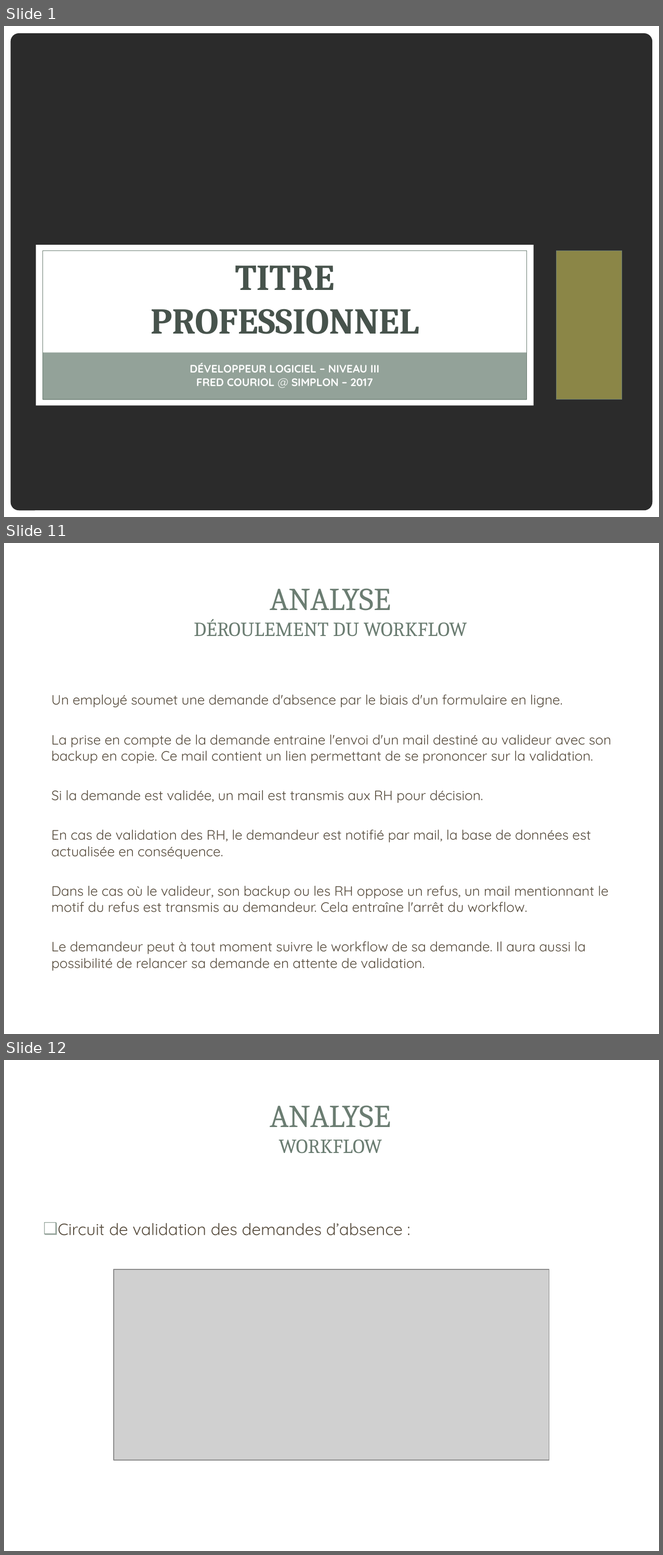
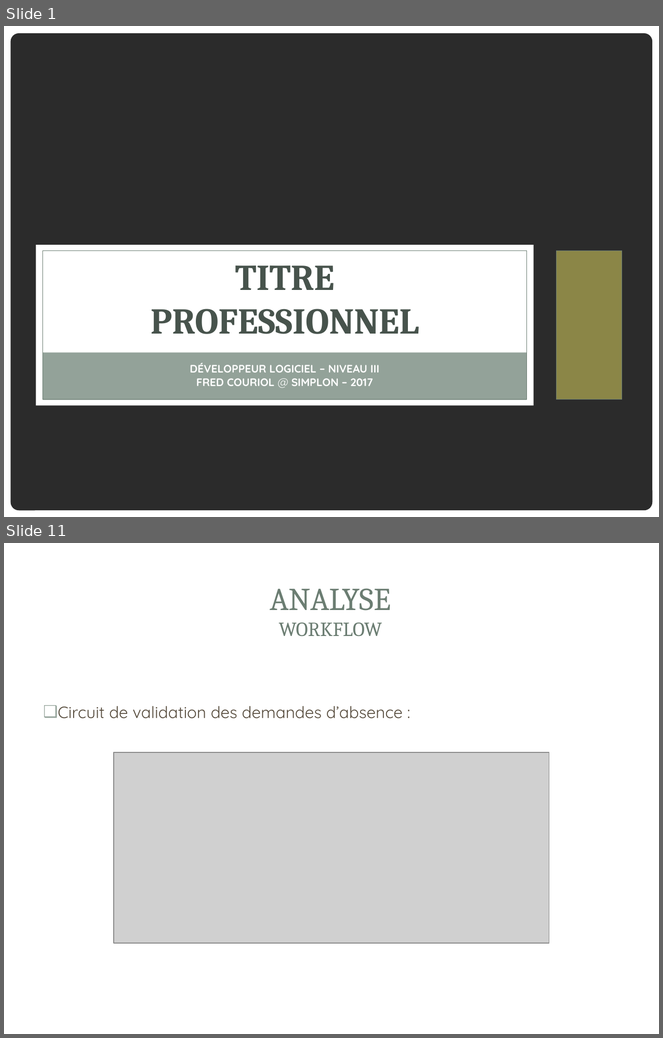
Before and after one commit to gestionsAbsences/gestionAbsences, a slide deck: Projet/Dossier/Fred/COURIOL_Fred_Présentation.ppt. Shown one above the other, each under a label of ours: slides 1, 11 and 12 before the commit, slides 1 and 11 after it; the slides between them are not shown. The pictures are 663x1555 and 663x1038 pixels, drawn with LibreOffice and Linux fonts; fonts in the diff are those of the drawing; grey boxes stand for pictures; background and template pictures are left out; a plain dark background stands for a picture behind light text. Boxes give left, top, right and bottom in pixels: in the first picture for what was removed or moved away, otherwise in the second. Text is boxed around its words. In the diff, an @@ line names an element or a change of style, - is before the commit and + after.

```diff
--- a/Projet/Dossier/Fred/COURIOL_Fred_Présentation.ppt
+++ b/Projet/Dossier/Fred/COURIOL_Fred_Présentation.ppt
@@ slide 11 removed at <box>4,543,659,1034</box>, background picture (left out); not listed: 2 template elements that a slide beside it also shows @@
@@ title removed at <box>194,588,467,636</box> @@
-ANALYSE
-DÉROULEMENT DU WORKFLOW
@@ text removed at <box>51,694,611,971</box> @@
-Un employé soumet une demande d'absence par le biais d'un formulaire en ligne.
-La prise en compte de la demande entraine l'envoi d'un mail destiné au valideur avec son backup en copie. Ce mail contient un lien permettant de se prononcer sur la validation.
-Si la demande est validée, un mail est transmis aux RH pour décision.
-En cas de validation des RH, le demandeur est notifié par mail, la base de données est actualisée en conséquence.
-Dans le cas où le valideur, son backup ou les RH oppose un refus, un mail mentionnant le motif du refus est transmis au demandeur. Cela entraîne l'arrêt du workflow.
-Le demandeur peut à tout moment suivre le workflow de sa demande. Il aura aussi la possibilité de relancer sa demande en attente de validation.
@@ what was slide 12 is now slide 11 @@
```
Also in this commit, not shown: 4 slides changed, 5 slides added, 9 other slides removed, 3 other files.
